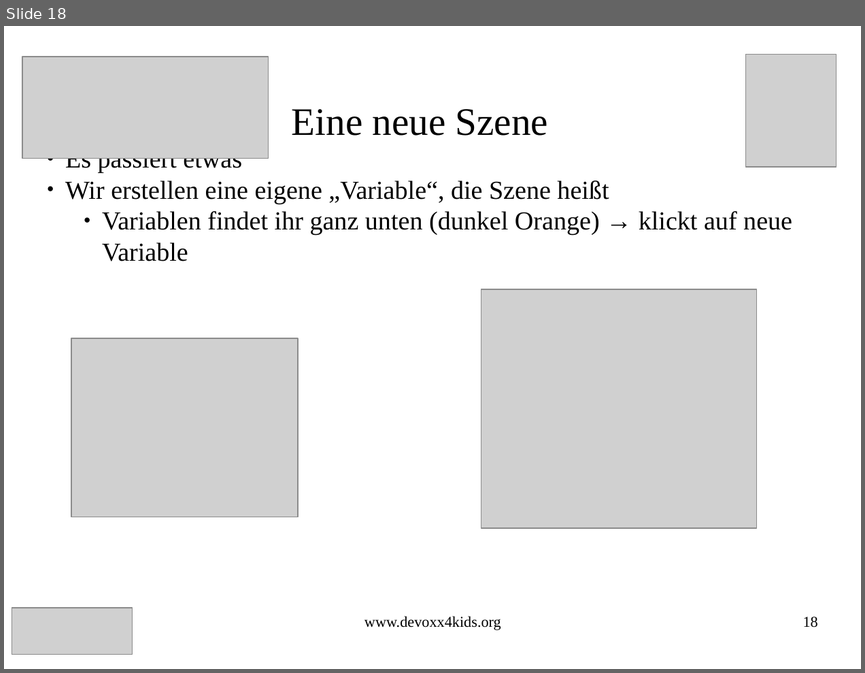
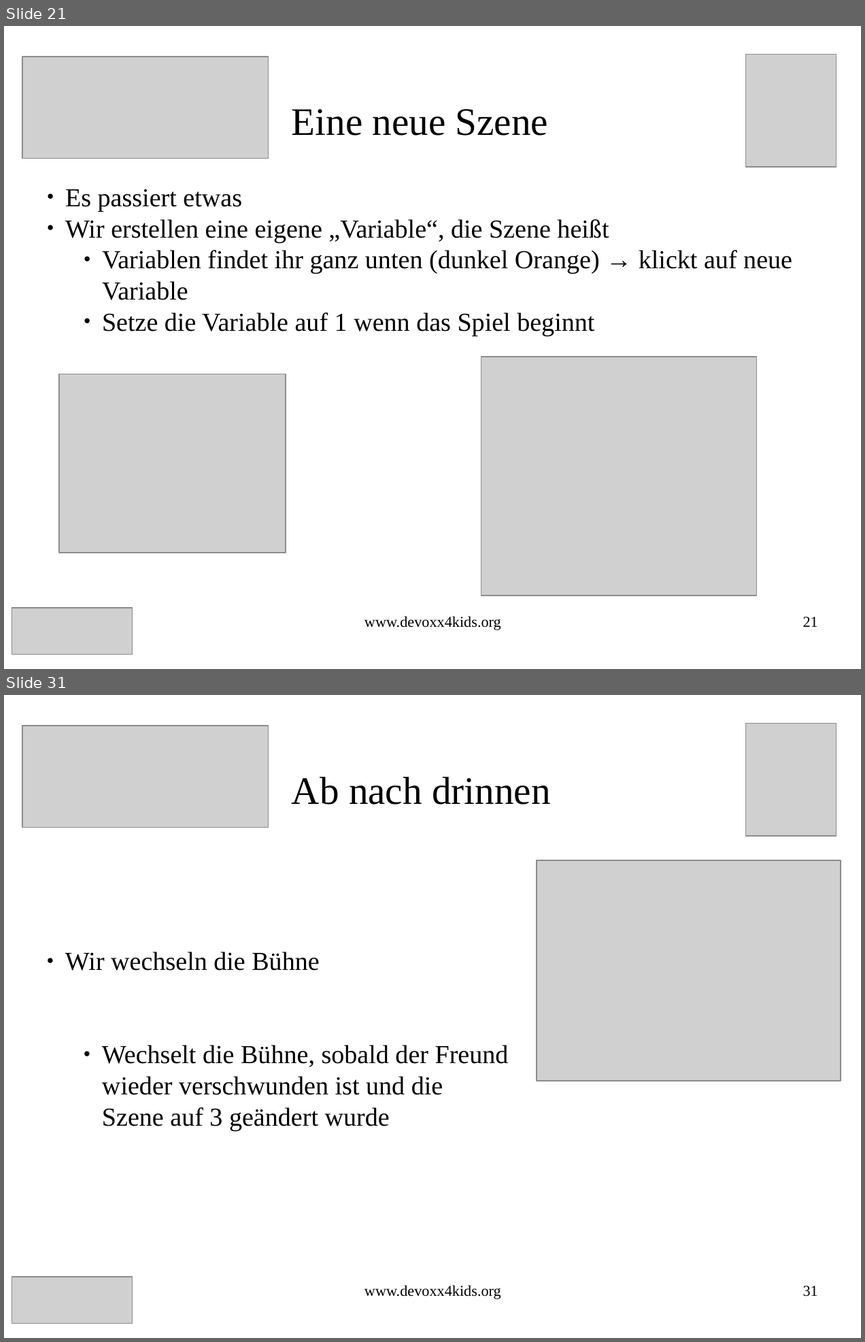
Before and after one commit to Devoxx4KidsDE/workshop-scratch, a slide deck: treasure_hunt/Schatz_Suche_Scratch_Aufgaben.odp. Shown one above the other, each under a label of ours: slide 18 before the commit, slides 21 and 31 after it; the slides between them are not shown. The pictures are 865x673 and 865x1342 pixels, drawn with LibreOffice and Linux fonts; fonts in the diff are those of the drawing; grey boxes stand for pictures. Boxes give left, top, right and bottom in pixels: in the first picture for what was removed or moved away, otherwise in the second. Text is boxed around its words. In the diff, an @@ line names an element or a change of style, - is before the commit and + after.

```diff
--- a/treasure_hunt/Schatz_Suche_Scratch_Aufgaben.odp
+++ b/treasure_hunt/Schatz_Suche_Scratch_Aufgaben.odp
@@ slide 31 added at (4, 695, 861, 1338), background #FFFFFF @@
@@ picture added at (22, 726, 269, 827) @@
@@ picture added at (746, 724, 837, 836) @@
@@ title added at (292, 777, 550, 804), 36 pt, text #000000 @@
+Ab nach drinnen
@@ picture added at (536, 861, 840, 1081) @@
@@ subtitle added at (65, 951, 509, 1130), 24 pt, text #000000 @@
+● Wir wechseln die Bühne
+    ● Wechselt die Bühne, sobald der Freund
+    wieder verschwunden ist und die
+    Szene auf 3 geändert wurde
@@ picture added at (11, 1276, 133, 1323) @@
@@ text added at (364, 1285, 501, 1299), 14 pt, text #000000 @@
+www.devoxx4kids.org
@@ page number added at (803, 1285, 818, 1296), 14 pt, text #000000 @@
+31
@@ what was slide 18 is now slide 21 @@
@@ slide 21 changed as well @@
@@ subtitle "Es passiert etwas": place and size @@
-subtitle "Es passiert etwas" at (65, 158, 792, 261)
+subtitle "Es passiert etwas" at (65, 189, 792, 335)
@@ subtitle at (102, 312, 594, 335): paragraph added @@
+    ● Setze die Variable auf 1 wenn das Spiel beginnt
@@ picture: place and size @@
-picture at (481, 290, 757, 529)
+picture at (481, 356, 757, 595)
@@ picture: place and size @@
-picture at (71, 339, 298, 518)
+picture at (59, 374, 286, 553)
@@ page number at (803, 616, 818, 626): text changed @@
-18
+21
```
Also in this commit, not shown: 13 other slides changed, 19 other slides added, 1 other file.
